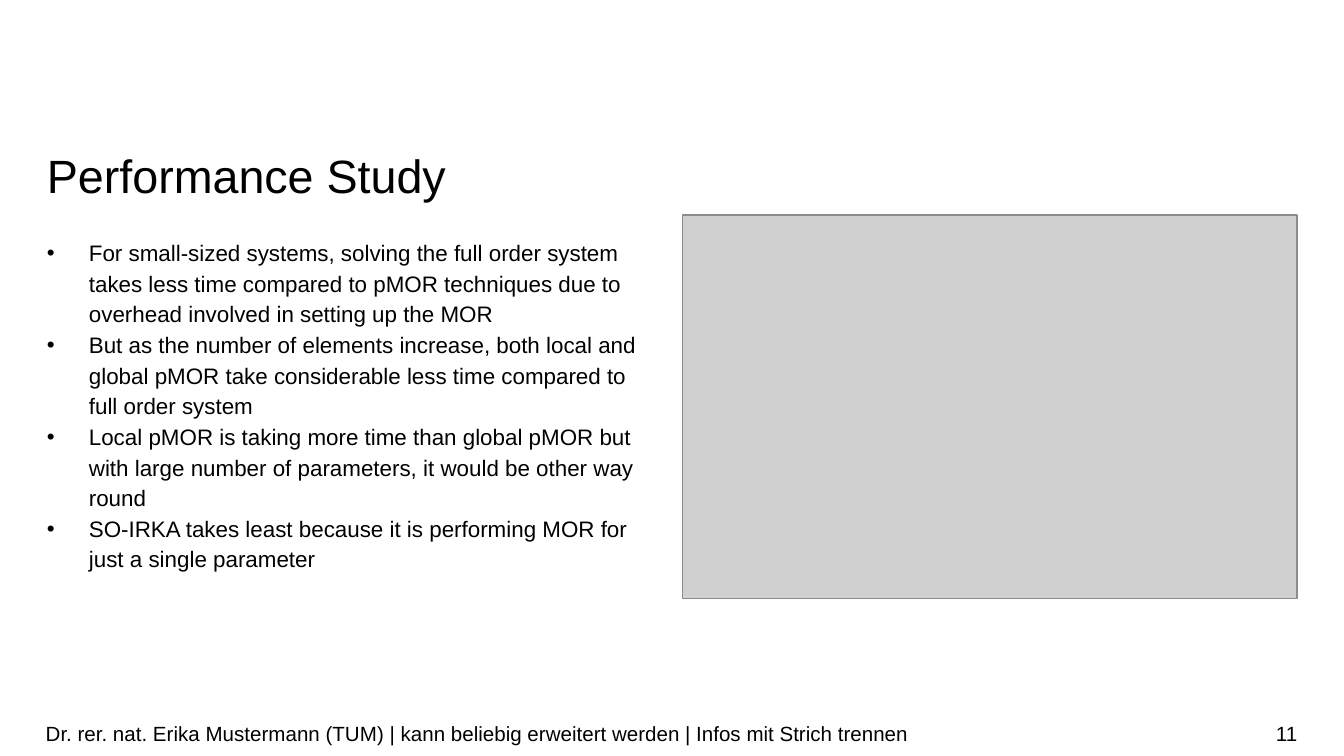
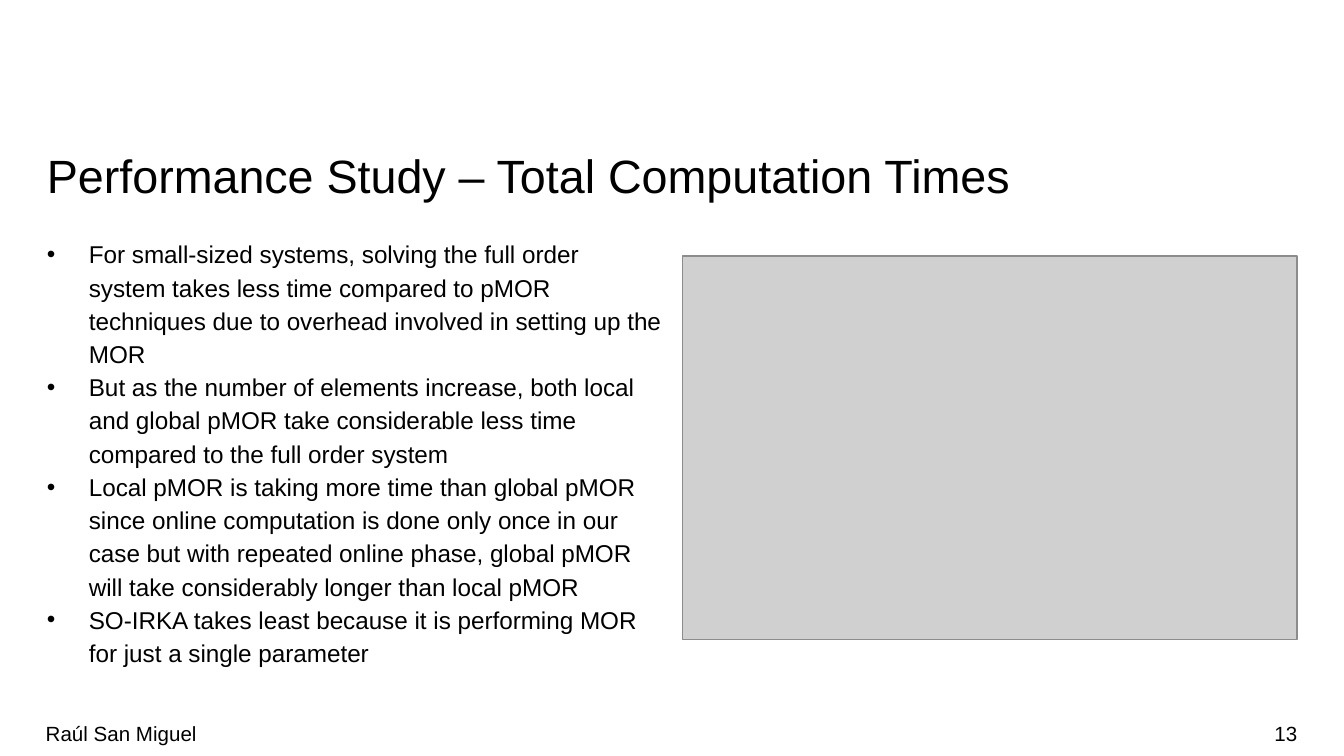
Before and after one commit to R-SMP/Global_Local_pMOR, a slide deck: slide 13 of pMOR.pptx (slide 11 before the commit). Drawn at 1344x756 pixels with LibreOffice and Linux fonts; fonts in the diff are those of the drawing; grey boxes stand for pictures; background and template pictures are left out. Boxes give left, top, right and bottom in pixels: in the first picture for what was removed or moved away, otherwise in the second. Text is boxed around its words. In the diff, an @@ line names an element or a change of style, - is before the commit and + after.

```diff
--- a/pMOR.pptx
+++ b/pMOR.pptx
@@ title at (47,159,1009,202): text changed @@
-Performance Study
+Performance Study – Total Computation Times
@@ text at (89,245,661,667): size 12 to 13 pt in "For small-sized systems, solving the full order ...", "SO-IRKA takes least because it is performing ..." @@
@@ picture: place and size @@
-picture at (683,215,1297,599)
+picture at (683,257,1297,641)
@@ text at (89,378,635,601): text changed; size 12 to 13 pt @@
-• But as the number of elements increase, both local and global pMOR take considerable less time compared to full order system
-• Local pMOR is taking more time than global pMOR but with large number of parameters, it would be other way round
+• But as the number of elements increase, both local and global pMOR take considerable less time compared to the full order system
+• Local pMOR is taking more time than global pMOR since online computation is done only once in our case but with repeated online phase, global pMOR will take considerably longer than local pMOR
@@ text at (46,726,197,746): text changed @@
-Dr. rer. nat. Erika Mustermann (TUM) | kann beliebig erweitert werden | Infos mit Strich trennen
+Raúl San Miguel
@@ page number at (1274,726,1297,742): text changed @@
-11
+13
```
Also in this commit, not shown: 7 other slides changed, 4 slides added, 7 other files.
